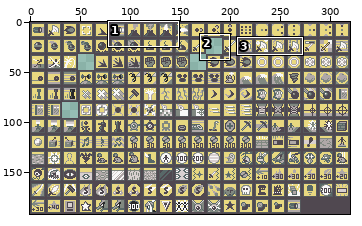
Edited in one commit: sprite sheet (chip icons.png). Above, an overview of the earlier version with the close-up marked.
Close-up. Old version:
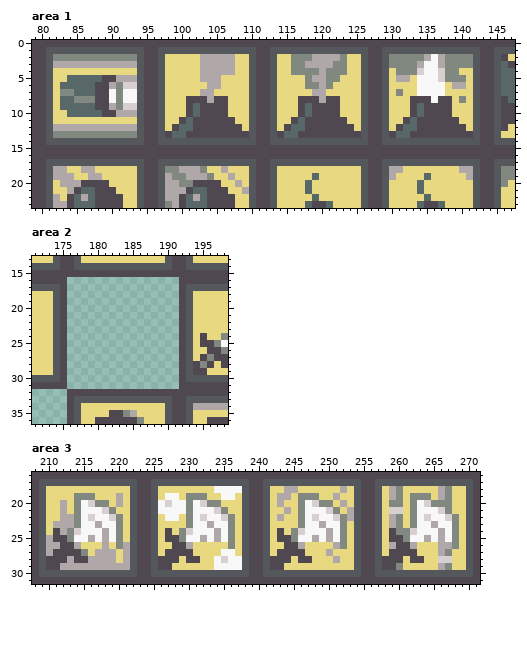
The file is 320x192 pixels. Colours within 5 levels of each other are drawn and written as one. Shown: area 1: x 79..147, y 0..23; area 2: x 171..198, y 13..36; area 3: x 208..271, y 16..31. The commit also changed other parts of the picture, which this record leaves out.
New version:
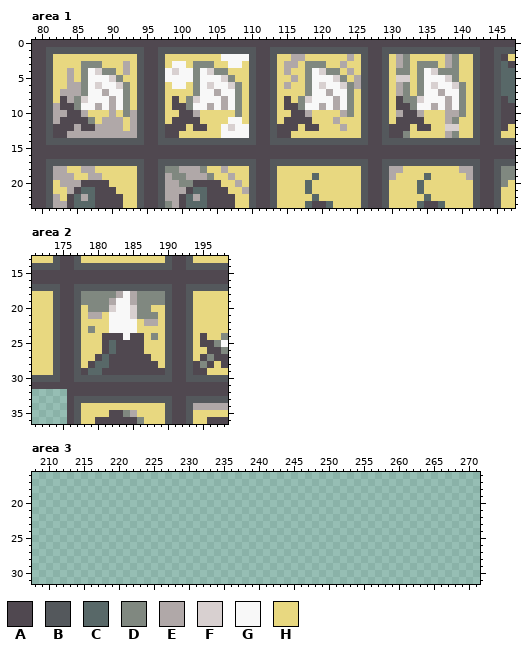
Palette (. is transparent): A #504850  B #54585c  C #586868  D #808880  E #b0a8a8  F #d8d0d0  G #f8f8f8  H #e8d880
The edit:
Changed rows in their new state; - is an unchanged pixel.
Area 1:
first column x 82:
 2 HHHHHHHHHHHH---------HHHGGGG------EEHHHHHHE-----HE-HHHHHE-HH
 3 HHHHDDDHHH-H-----GG-DDDHHGG------EEHDDDHHE------HE-HDDDHE-HH
 4 --E-DGFDD-E-----GFGGDGFDDH-------EHH-GF--HE--------HD-FD----
 5 --EHDGGGFDHH----GGGGDGGGFD--------E--GGGFD-E-----FF-D--GF-H-
 6 -HEEDGFGGFDH-----GG-DGFGGFD------E---GFGGFDE-----ED-D-F-GFD-
 7 -EEEDGGE-GDH--------DGGEGGD---------DGGEGGD------ED-D--EGGD-
 8 -AE-FGGGEGDH-----A-DFGGGEGD------A-DFGGGEGD------ADDFG-GEG--
 9 EAADGGEG-GDH-----AADGGEGEGD------AADGGEGEGD------AADGGEGEGD-
10 EEAAEHHHEHD-------A-EHHHH-D-------A-EHHHHED------EA-EHHHEED-
11 EAAAAD-EEE-E-----A-A-HHHHGG------A-A-HHHEH-------A-A-HHHED--
12 AAA-AA----H-----A-AH--HHGFGG----A-AH--HHHEH-----A-AH--HHFFH-
13 AAEEEEEEEEEE-----AHHHHHHGGGG-----AHHHHHHHHHH-----ADHHHHHEDHH
Area 2:
first column x 176:
16 AAAAAAAAAAAAAAAA
17 ABBBBBBBBBBBBBBA
18 ABDDDDDEGEDDDDBA
19 ABDDDDEGGEDDDDBA
20 ABHDDDFGGFDDHHBA
21 ABHEEHGGGFDDDHBA
22 ABHHHHGGGGHEEHBA
23 ABHDHHGGGGHHHHBA
24 ABHHHAAAGAAHDHBA
25 ABHHHACAAAAHHHBA
26 ABHHHACAAAAHHHBA
27 ABHHACAAAAAAHHBA
28 ABHACCAAAAAAAHBA
29 ABACCAAAAAAAAABA
30 ABBBBBBBBBBBBBBA
31 AAAAAAAAAAAAAAAA
Area 3:
first column x 208:
16 ................................................................
17 ................................................................
18 ................................................................
19 ................................................................
20 ................................................................
21 ................................................................
22 ................................................................
23 ................................................................
24 ................................................................
25 ................................................................
26 ................................................................
27 ................................................................
28 ................................................................
29 ................................................................
30 ................................................................
31 ................................................................
